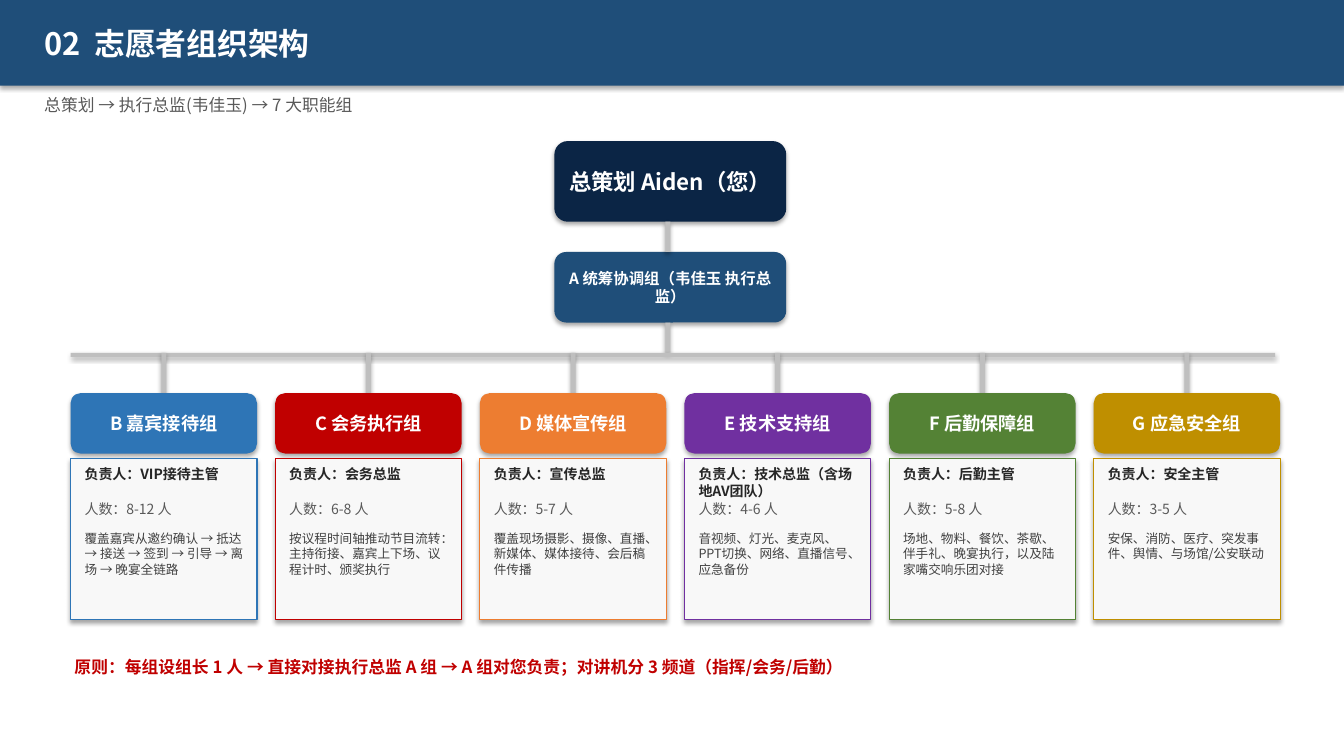
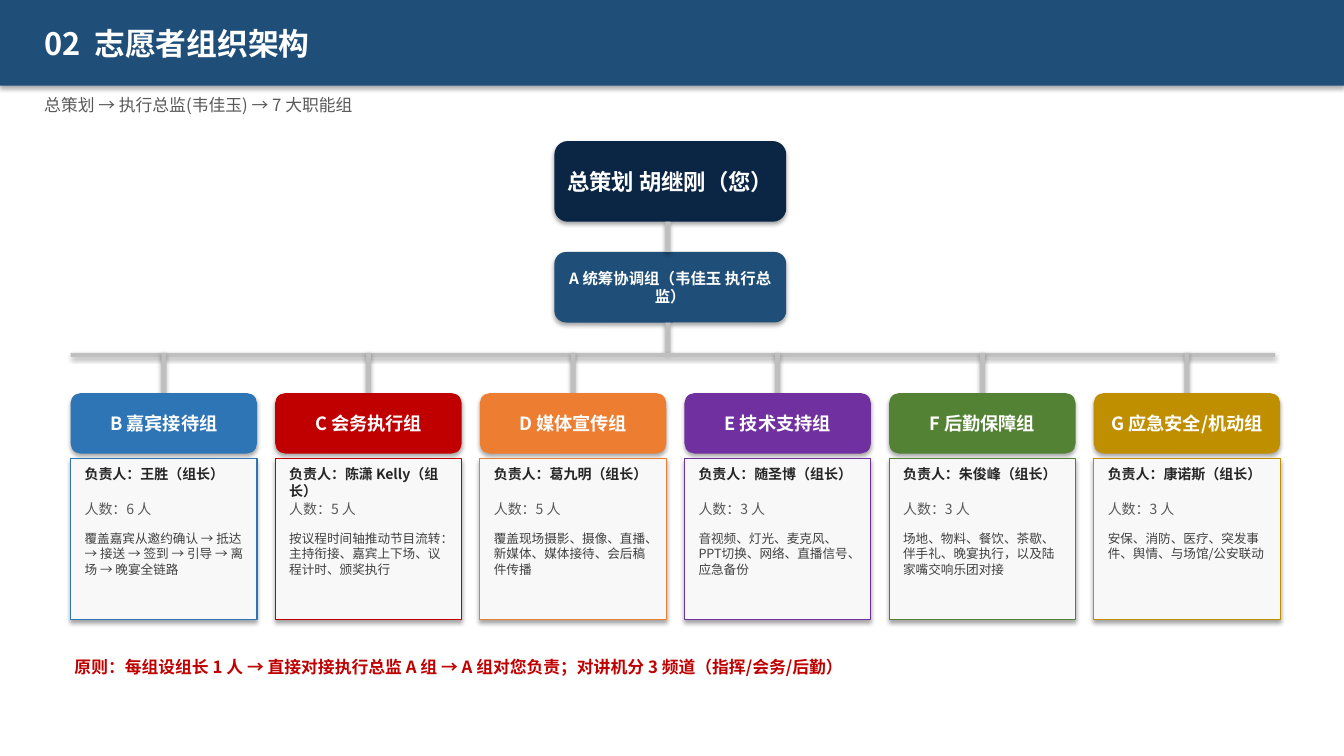
Before and after one commit to hujigang2010-maker/AIDEN, a slide deck: slide 4 of 2026峰会_志愿者分工方案.pptx. Drawn at 1344x756 pixels with LibreOffice and Linux fonts; fonts in the diff are those of the drawing. Boxes give left, top, right and bottom in pixels: in the first picture for what was removed or moved away, otherwise in the second. Text is boxed around its words. In the diff, an @@ line names an element or a change of style, - is before the commit and + after.

```diff
--- a/2026峰会_志愿者分工方案.pptx
+++ b/2026峰会_志愿者分工方案.pptx
@@ text in rounded rectangle at (567,171,773,192): text changed @@
-总策划 Aiden（您）
+总策划 胡继刚（您）
@@ text in rounded rectangle at (1111,414,1262,434): text changed @@
-G 应急安全组
+G 应急安全/机动组
@@ text at (85,467,225,481): text changed @@
-负责人：VIP接待主管
+负责人：王胜（组长）
@@ text at (289,467,438,498): text changed @@
-负责人：会务总监
+负责人：陈潇 Kelly（组长）
@@ text at (494,467,648,481): text changed @@
-负责人：宣传总监
+负责人：葛九明（组长）
@@ text at (699,467,853,481): text changed @@
-负责人：技术总监（含场地AV团队）
+负责人：随圣博（组长）
@@ text at (903,467,1057,481): text changed @@
-负责人：后勤主管
+负责人：朱俊峰（组长）
@@ text at (1108,467,1262,481): text changed @@
-负责人：安全主管
+负责人：康诺斯（组长）
@@ text at (85,502,151,515): text changed @@
-人数：8-12 人
+人数：6 人
@@ text at (289,502,356,515): text changed @@
-人数：6-8 人
+人数：5 人
@@ text at (494,502,561,515): text changed @@
-人数：5-7 人
+人数：5 人
@@ text at (699,502,765,515): text changed @@
-人数：4-6 人
+人数：3 人
@@ text at (903,502,970,515): text changed @@
-人数：5-8 人
+人数：3 人
@@ text at (1108,502,1174,515): text changed @@
-人数：3-5 人
+人数：3 人
```
Also in this commit, not shown: 14 other slides changed, 1 slide added, 2 other files.
